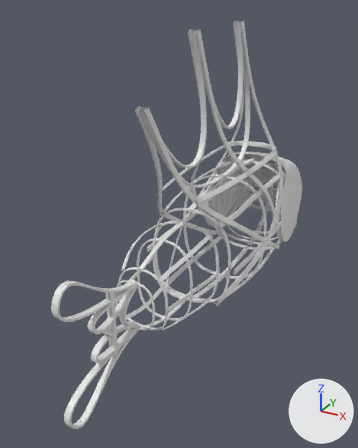
Renders of the Blender file Modules/WMT yudeng.blend from each side of a commit.
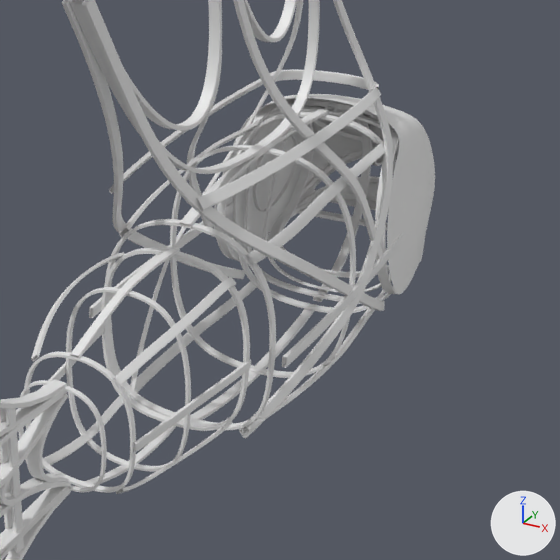
Each version is shown whole from a 50 mm lens placed at (3.04, -8.94, 3.36), pointed at (-0.29, -2.89, 0.34), then close up on the part from 30% to 100% of the width and 24% to 80% of the height. The lights are fixed; the arrows at lower right show +X, +Y and +Z. The first two pictures are the older version.

Script lines for the objects in view, before the commit:
```python
ob_nurbs圆 = bpy.data.objects.new('NURBS圆', cu_nurbs圆)
ob_nurbs圆.location = (0.6, 0.0, 0.0)
ob_nurbs圆.rotation_euler = (0.0866, 1.483, 0.173)  # degrees (5, 85, 10)
ob_nurbs圆_001 = bpy.data.objects.new('NURBS圆.001', cu_nurbs圆_001)
ob_nurbs圆_001.location = (-0.6, 0.0, 0.0)
ob_nurbs圆_001.rotation_euler = (-0.0866, 1.659, -0.173)  # degrees (-5, 95, -10)
ob_圆环 = bpy.data.objects.new('圆环', me_圆环)
ob_圆环.location = (0.0, -0.421, -0.042)
ob_圆环.rotation_euler = (0.0, -1.571, 0.0)  # degrees (0, -90, 0)
ob_圆环.scale = (0.872, 0.994, 0.994)
ob_贝塞尔曲线_008 = bpy.data.objects.new('贝塞尔曲线.008', cu_贝塞尔曲线_013)
ob_贝塞尔曲线_008.location = (0.574, -2.085, 0.651)
ob_贝塞尔曲线_008.rotation_euler = (0.801, -6.283, 4.712)  # degrees (46, -360, 270)
ob_贝塞尔曲线_008.scale = (-1.0, -1.0, -1.0)
# also in view: '贝塞尔曲线.005' at (0.75, -1.88, -0.12); '贝塞尔圆环.002' at (0.0, -0.72, -0.07); '贝塞尔圆环.007' at (0.0, -3.83, -0.09); '贝塞尔曲线.007' at (-0.52, -1.88, 0.6); '贝塞尔曲线.018' at (0.42, -1.87, 1.18)
```
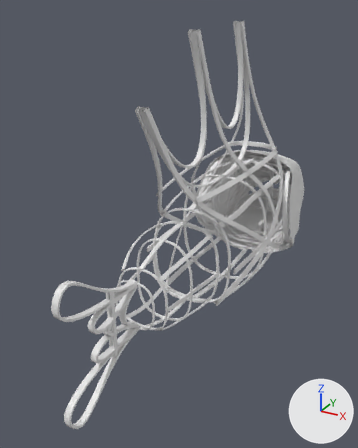
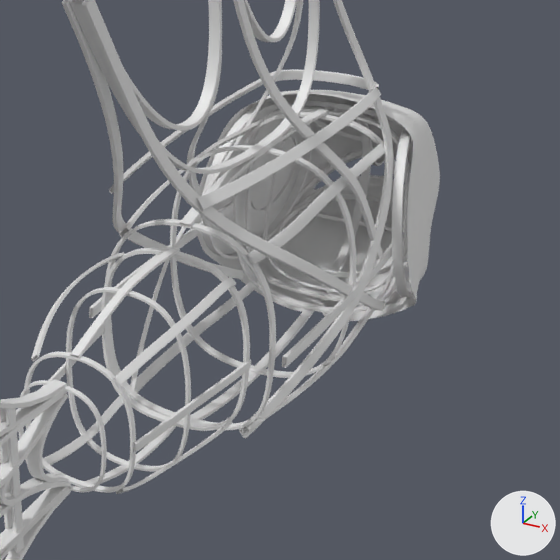
Where the change shows, as pixel boxes [x1, y1, x2, y2] in the close-ups (560 x 560 px; the box of a moved part takes in the faces that stretch with it):
'圆环', reshaped, rescaled (11% wider, 15% taller): before [214, 94, 435, 295]; after [195, 90, 440, 321]
'NURBS圆', reshaped (27% narrower): before [375, 129, 404, 294]; after [392, 127, 413, 297]
'NURBS圆.001', reshaped, moved, turned: before [217, 103, 314, 261]; after [201, 100, 312, 259]
part 1 of me_圆环, moved or reshaped: before [214, 95, 433, 295]; after [195, 91, 437, 321]

The change, as a list of edits to the scene's bpy script:
```text
Change me_圆环:
    used by ob_圆环; location = (0.0, -0.421, -0.042); rotation_euler = (0.0, -1.571, 0.0), in degrees (0, -90, 0); scale = (0.872, 0.994, 0.994)
    remove me_圆环.from_pydata(...)  # 134 vertices, 102 faces, 1 loose edge; spans x -0.75..1.09, y -0.72..1.59, z -0.78..0.0
    add me_圆环.from_pydata(...)  # 142 vertices, 104 faces, 2 loose edges; spans x -1.17..1.09, y -0.71..1.57, z -0.92..0.01
    me_圆环 part 1
    2 vertices are removed from x -0.73..-0.58, y 0.5..0.85, z -0.73..0.0
    6 faces are deleted
    1 loose edge is deleted
    7 vertices in x -0.66..0.47, y 0.21..0.46, z -0.77..-0.71 move by (0.0, 0.0, -0.02)
    5 vertices in x -0.35..0.76, y 0.34..0.53, z -0.75..-0.64 move by (0.0, 0.0, -0.01)
    3 vertices in x -0.37..0.93, y 0.03..0.28, z -0.76..-0.66 move by (0.0, 0.0, -0.05)
    3 vertices in x -0.5..-0.38, y 1.06..1.38, z 0.0 move by (-0.07, 0.01, 0.01)
    24 vertices move from x -0.75..0.87, y -0.72..1.59, z -0.78..0.0 to x -0.81..0.87, y -0.71..1.57, z -0.92..0.01
    10 vertices are added at x -1.17..-0.65, y -0.19..0.85, z -0.76..0.01
    2 loose edges are added
    7 new faces join them, smooth
    1 new face joins them
    other edits to the shape of me_圆环 do not show in these pictures
Change cu_nurbs圆:
    where _sp = cu_nurbs圆.splines.new('NURBS'); _sp.points.add(7)
    remove _sp.points.foreach_set('co', [-0.00151, -1.1, -0.00858, 1.0, -0.702, -1.1, -0.00858, 0.707, -0.7, -0.4, 0.0, 1.0, -0.7, 0.5, 0.0, 0.707, 0.00219, 0.519, 0.0, 1.0, 0.7, 0.5, 0.0, 0.707, 0.7, -0.4, 0.0, 1.0, 0.698, -1.1, -0.00858, 0.707])
    add _sp.points.foreach_set('co', [0.0104, -1.112, 0.128, 1.0, -0.691, -1.11, 0.112, 0.707, -0.695, -0.405, 0.0613, 1.0, -0.7, 0.5, 0.0, 0.707, 0.0026, 0.518, 0.00475, 1.0, 0.7, 0.5, 0.00291, 0.707, 0.707, -0.407, 0.0821, 1.0, 0.712, -1.113, 0.148, 0.707])
Change cu_nurbs圆_001:
    where _sp = cu_nurbs圆_001.splines.new('NURBS'); _sp.points.add(7)
    remove _sp.points.foreach_set('co', [-0.00151, -1.1, 0.00858, 1.0, -0.702, -1.1, 0.00858, 0.707, -0.7, -0.4, 0.0, 1.0, -0.7, 0.5, 0.0, 0.707, 0.00219, 0.519, 0.0, 1.0, 0.7, 0.5, 0.0, 0.707, 0.7, -0.4, 0.0, 1.0, 0.698, -1.1, 0.00858, 0.707])
    add _sp.points.foreach_set('co', [0.0104, -1.112, 0.128, 1.0, -0.691, -1.11, 0.112, 0.707, -0.695, -0.405, 0.0613, 1.0, -0.7, 0.5, 0.0, 0.707, 0.0026, 0.518, 0.00475, 1.0, 0.7, 0.5, 0.00291, 0.707, 0.707, -0.407, 0.0821, 1.0, 0.712, -1.113, 0.148, 0.707])
Change ob_nurbs圆_001:
    ob_nurbs圆_001.location: (-0.6, 0.0, 0.0) -> (-0.6, -0.02, 0.011)
    ob_nurbs圆_001.rotation_euler: (-0.0866, 1.659, -0.173) -> (0.0866, -1.483, -0.173)  # degrees (-5, 95, -10) -> degrees (5, -85, -10)
Change ob_圆环:
    ob_圆环.scale: (0.872, 0.994, 0.994) -> (0.906, 1.03, 1.03)
```
